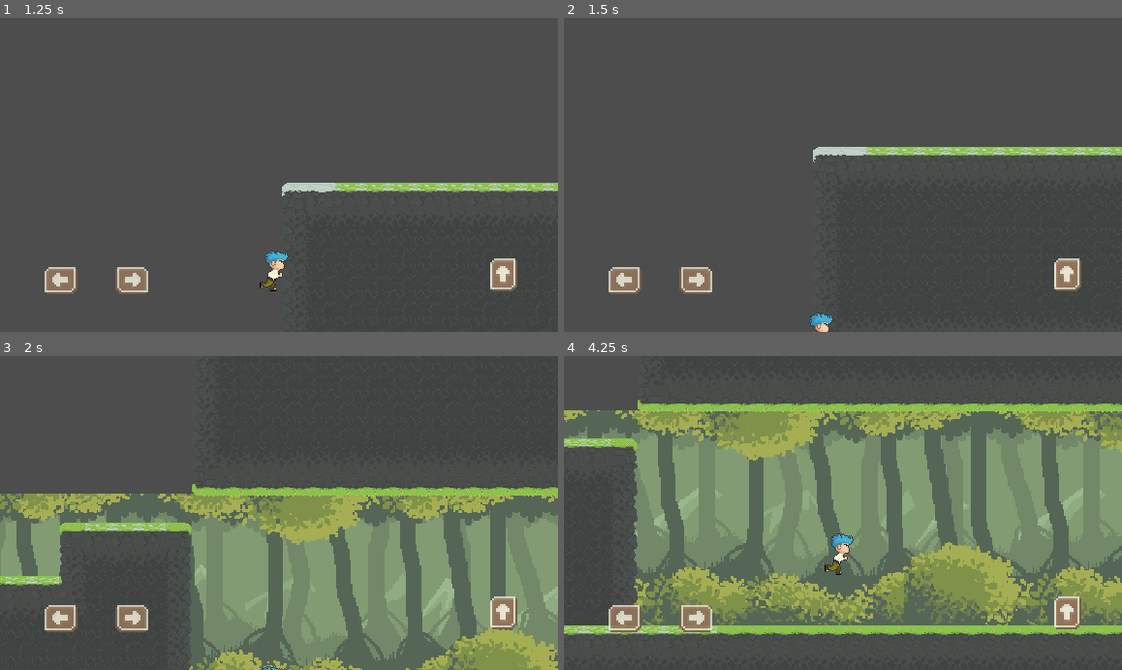
Above: before the commit, frames 1-4 (two rows, left to right).
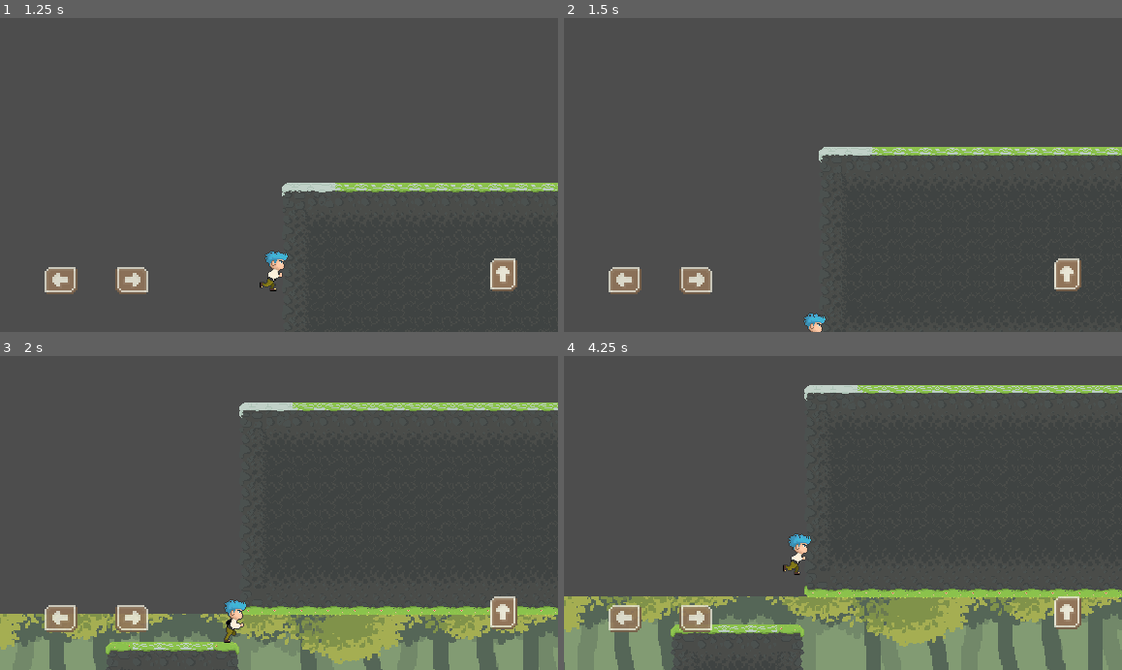
Above: after the commit, the same moments.

Repository: unacosarara/lead_ally
Game: Godot game, scene res://lead/ecenas/stage.tscn
Same seed, same stepped clock (60 frames per second), same inputs: the game is played once before the commit and once after it.
Inputs:
- Up to frame 1 (1.25 s): tap Enter (ui_accept) at 0.5, 0.77 s; hold Right (ui_right) from 0.53 s (still down)
- Up to frame 2 (1.5 s): keep holding Right (ui_right)
- Up to frame 3 (2 s): keep holding Right (ui_right); tap Enter (ui_accept) at 1.52 s
- Up to frame 4 (4.25 s): release Right (ui_right) at 2.03 s; hold Left (ui_left) 2.03-2.78 s; hold Right (ui_right) from 2.78 s (still down); tap Enter (ui_accept) at 3.02, 3.77 s

Frame 1 is identical in both runs. In frame 2, 0.8% of the frame differs, in the area x 43-100%, y 41-100%; in frame 3, 48%; in frame 4, 72%, in the area x 0-100%, y 9-100%.

Commit message:
1.2

Diff:
--- a/lead/ecenas/stage.tscn
+++ b/lead/ecenas/stage.tscn
@@ -27,7 +27,8 @@
 texture = ExtResource("1_2d7ut")
 
 [node name="CollisionPolygon2D" type="CollisionPolygon2D" parent="StaticBody2D"]
-polygon = PackedVector2Array(-2332, 284, -2340, 868, 978, 860, 979, 441, 1487, 372, 1484, -58, 1933, -141, 1935, -553, 1335, -608, 625, -589, 625, -62, -325, -60, -338, 45, -272, 54, -268, -33, 659, -33, 658, -481, 1335, -481, 1335, -469, 1845, -470, 1846, -268, 1338, -268, 1336, -255, 824, -255, 826, -34, 1303, -33, 1314, 196, 130, 196, 138, 452, 826, 446, 825, 705, -2208, 705, -2208, 446, -268, 446, -271, 270, -430.808, 263.517)
+position = Vector2(-13, 0)
+polygon = PackedVector2Array(-2332, 284, -2340, 868, 978, 860, 979, 441, 1487, 372, 1484, -58, 1933, -141, 1935, -553, 1335, -608, 625, -589, 625, -62, -325, -60, -338, 45, -258, 54, -259, -33, 672, -33, 671, -481, 1348, -481, 1348, -469, 1855, -470, 1856, -268, 1350, -267, 1348, -255, 838, -255, 838, -35, 1319, -33, 1319, 193, 134, 193, 134, 445, 826, 446, 825, 705, -2208, 705, -2208, 446, -268, 446, -271, 270, -430.808, 263.517)
 
 [node name="CollisionShape2D" type="CollisionShape2D" parent="StaticBody2D"]
 position = Vector2(-490, 683)
--- a/lead/ecenas/yosef.tscn
+++ b/lead/ecenas/yosef.tscn
@@ -1,7 +1,7 @@
 [gd_scene load_steps=99 format=3 uid="uid://djy17kthot4e5"]
 
 [ext_resource type="Texture2D" uid="uid://gsxkxytlvj2g" path="res://lead/sprites/yosef/spr_sheet_Yosef.png" id="1_2xrn2"]
-[ext_resource type="Script" path="res://lead/ecenas/yosef.gd" id="1_mucji"]
+[ext_resource type="Script" path="res://lead/script/yosef.gd" id="1_mucji"]
 [ext_resource type="Texture2D" uid="uid://b5crkp30w5i0h" path="res://lead/sprites/yosef/Spr_Run_Yosef.png" id="2_7ji18"]
 [ext_resource type="Texture2D" uid="uid://qcg13hjwvn5w" path="res://lead/sprites/ui/left.png" id="4_ks6e4"]
 [ext_resource type="Texture2D" uid="uid://ckbe0lbkw3jqi" path="res://lead/sprites/ui/left_press.png" id="5_2n1ee"]
Not shown, removed: lead/script/Nuevo documento de texto.txt
Renamed: lead/ecenas/yosef.gd -> lead/script/yosef.gd
